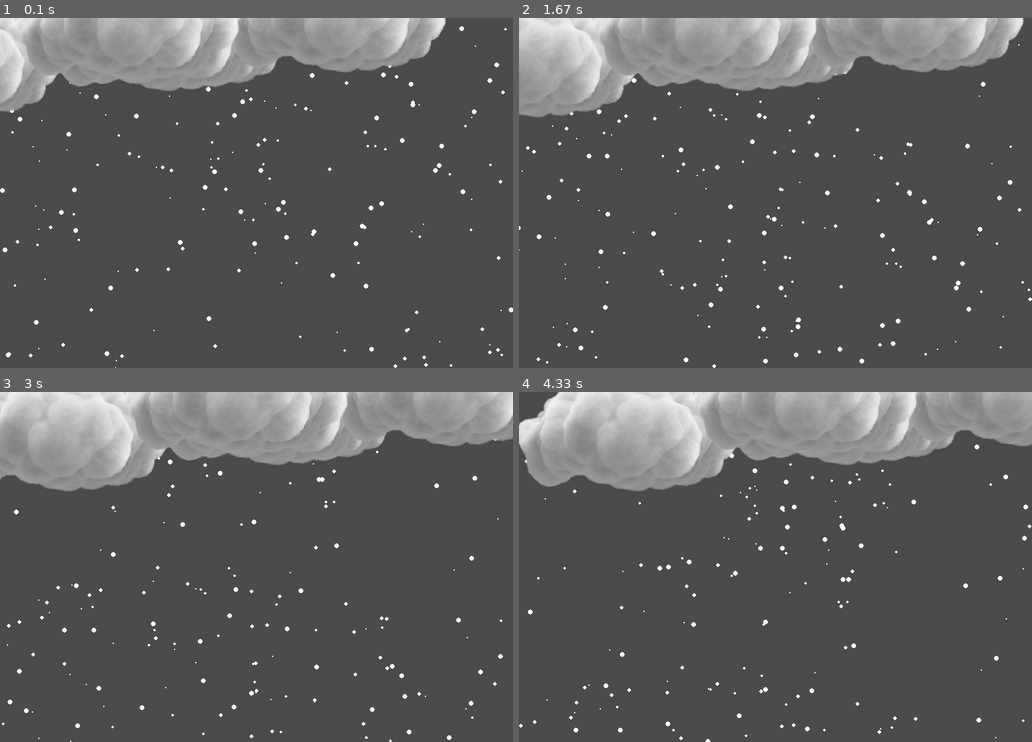
Above: before the commit, frames 1-4 (two rows, left to right).
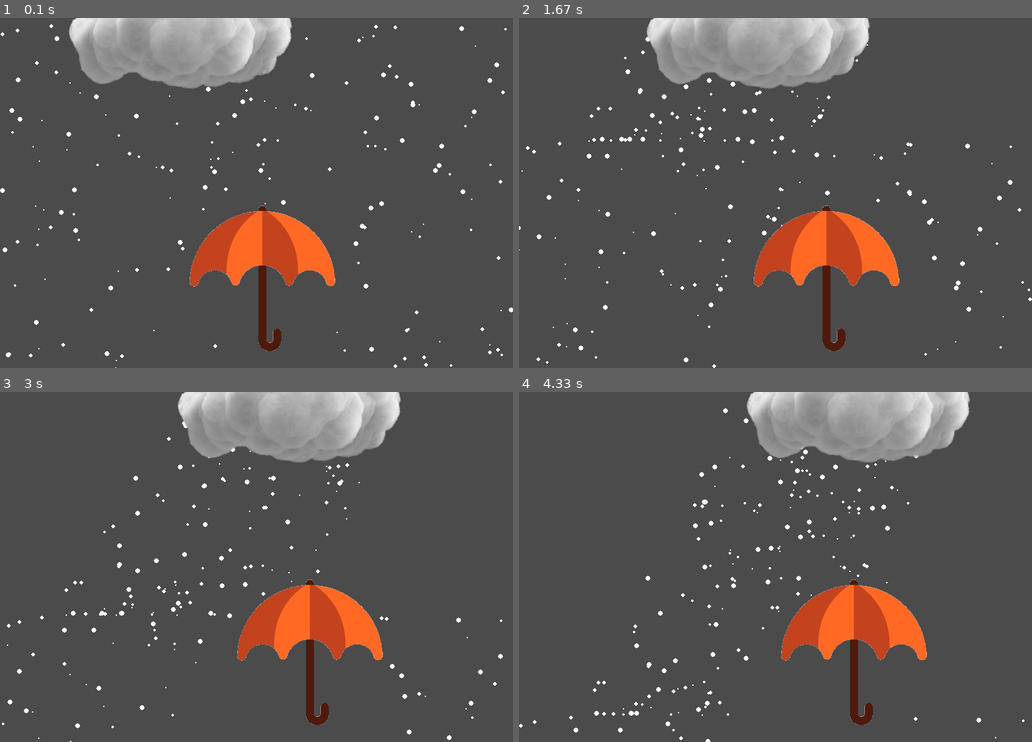
Above: after the commit, the same moments.

Repository: dadato2/UniProj
Game: pygame game, started from pygame session/ThePyGame.py
Same seed, same stepped clock (60 frames per second), same inputs: the game is played once before the commit and once after it.
Inputs:
- Up to frame 1 (0.1 s): no input
- Up to frame 2 (1.67 s): hold Right 0.33-0.8 s; hold Right 0.83-1.3 s; hold Left from 1.33 s (still down)
- Up to frame 3 (3 s): release Left at 1.87 s; hold Left 1.9-2.3 s; hold Right 2.33-2.97 s
- Up to frame 4 (4.33 s): hold Left 3-3.47 s; hold Right 3.5-3.97 s; hold Right from 4 s (still down)

The runs differ from the first frame. In frame 1, 14% of the frame differs, in the area x 0-87%, y 0-96%; in frame 2, 18%; in frame 3, 20%; in frame 4, 21%, in the area x 0-100%, y 0-99%.

Commit message:
made a thing

Diff:
--- /dev/null
+++ b/BindingOfPoops/Debug.py
@@ -0,0 +1,20 @@
+import pygame
+
+pygame.font.init()
+debugFont = pygame.font.SysFont('Comic Sans MS', 30)
+
+class debug:
+    def __init__(self):
+        self.arg = ""
+        self.prevarg = ""
+    def Log(self, argument):
+        try:
+            self.arg = str(argument)
+        except:
+            print("Debug error in class debug!")
+        if self.arg != self.prevarg:
+            global debugtextsurface
+            debugtextsurface = debugFont.render(self.arg, False, (0, 0, 0))
+        self.prevarg = self.arg
+# debugtextsurface = debugFont.render("", False, (0, 0, 0))
+# screen.blit(debugtextsurface, (0, 0))
--- /dev/null
+++ b/BindingOfPoops/Enemy.py
@@ -0,0 +1,21 @@
+from Object import *
+
+"""
+class Enemy (Object):
+    def __init__(self):
+        self.imageIndex = 0
+        self.sprite = pygame.image.load(enemyImage[imageIndex])
+        self.rect = self.sprite.get_rect()
+        self.xpos = random.randrange(-self.cloudRect.width, scr_width-self.cloudRect.width)
+        self.ypos = random.randrange(-100, -10)
+        self.speed = random.randrange(1, 2)
+        self.sizeX = 100
+
+    def update(self):
+        if self.xpos > scr_width:
+            self.xpos = -self.cloudRect.width
+        self.xpos += self.speed
+
+    def draw(self):
+        screen.blit(self.sprite, (self.xpos, self.ypos))
+"""
--- /dev/null
+++ b/BindingOfPoops/ExtClasses.py
@@ -0,0 +1,30 @@
+from enum import Enum
+
+class ObjectLists:
+    listAllObjects = []
+    listOfTears = []
+    listOfEnemies = []
+
+class Time:
+    deltaTime = 0.0
+
+class Colors:
+    black = 0, 0, 0
+    white = 255, 255, 255
+    red = 255, 0, 0
+    yellow = 255, 255, 0
+    green = 0, 255, 0
+    cyan = 0, 255, 255
+    blue = 0, 0, 255
+    water = 90, 240, 255
+    magenta = 255, 0, 255
+    gray_very_light = 200, 200, 200
+    gray_light = 175, 175, 175
+    gray_dark = 75, 75, 75
+    gray_very_dark = 50, 50, 50
+
+class directions(Enum):
+    Up = 0
+    Down = 1
+    Left = 2
+    Right = 3
--- /dev/null
+++ b/BindingOfPoops/Object.py
@@ -0,0 +1,14 @@
+import pygame
+from pygame.locals import *
+import math
+from ExtClasses import *
+
+class Object:
+    def __init__(self):
+        pass
+
+    def update(self):
+        pass
+
+    def draw(self, screen):
+        pass
--- /dev/null
+++ b/BindingOfPoops/Player.py
@@ -0,0 +1,133 @@
+from Object import *
+from Projectile import Tear
+
+isaacImages = (pygame.image.load("assets/isaac.png"), pygame.image.load("assets/isaacR.png"),
+                 pygame.image.load("assets/isaacL.png"), pygame.image.load("assets/isaacU.png"))
+
+class Isaac (Object):
+    def __init__(self):
+        ObjectLists.listAllObjects.append(self)
+        self.spriteIndex = 0
+        self.sprite = isaacImages[self.spriteIndex]
+        self.rect = self.sprite.get_rect()
+        self.ypos = 300
+        self.xpos = 300
+        self.speed = 5
+        self.range = 10
+        self.decel = self.speed / 2
+        self.accel = self.speed / 2
+        self.shotSpeed = 1
+        self.rangeof = 7
+        self.shotspeed = 6
+        self.tearheight = 14
+        self.tearDelay = 14
+        self.tearDelayCounter = self.tearDelay
+        self.xAcc = 0.0
+        self.yAcc = 0.0
+        self.tempxAcc = 0.0
+        self.tempyAcc = 0.0
+        self.isShooting = False
+        self.pKey = pygame.key.get_pressed()
+
+    def update(self):
+        self.pKey = pygame.key.get_pressed()
+        # walking:
+        self.walk()
+        self.sprite = isaacImages[self.spriteIndex]
+        # shooting:
+        if self.tearDelayCounter <= self.tearDelay:    # manage delay between tears, if you shoot a tear, the counter resets and regains value over time
+            self.tearDelayCounter += Time.deltaTime * 30
+
+        if self.pKey[K_RIGHT]:
+            self.spriteIndex = 1
+            if self.tearDelayCounter >= self.tearDelay:
+                self.shoot(directions.Right)
+                self.tearDelayCounter = 0
+        elif self.pKey[K_LEFT]:
+            self.spriteIndex = 2
+            if self.tearDelayCounter >= self.tearDelay:
+                self.shoot(directions.Left)
+                self.tearDelayCounter = 0
+        elif self.pKey[K_UP]:
+            self.spriteIndex = 3
+            if self.tearDelayCounter >= self.tearDelay:
+                self.shoot(directions.Up)
+                self.tearDelayCounter = 0
+        elif self.pKey[K_DOWN]:
+            self.spriteIndex = 0
+            if self.tearDelayCounter >= self.tearDelay:
+                self.shoot(directions.Down)
+                self.tearDelayCounter = 0
+
+    def walk(self):    # temporary xAcc and yAcc act as acceleration (will add a delay in future)
+        self.isShooting = self.pKey[K_UP] or self.pKey[K_DOWN] or self.pKey[K_LEFT] or self.pKey[K_RIGHT]
+
+        if self.pKey[K_d]:  # right
+            if self.xAcc < 0:
+                self.xAcc = 0
+            if self.xAcc < self.speed:
+                self.xAcc += self.accel/10
+            if not self.isShooting:          # change direction animation
+                self.spriteIndex = 1
+
+        if self.pKey[K_a]:  # left
+            if self.xAcc > 0:
+                self.xAcc = 0
+            if self.xAcc > -self.speed:
+                self.xAcc -= self.accel/10
+            if not self.isShooting:  # change direction animation
+                self.spriteIndex = 2
+
+        if self.pKey[K_w]:  # up
+            if self.yAcc > 0:
+                self.yAcc = 0
+            if self.yAcc > -self.speed:
+                self.yAcc -= self.accel/10
+            if not self.isShooting:  # change direction animation
+                self.spriteIndex = 3
+
+        if self.pKey[K_s]:  # down
+            if self.yAcc < 0:
+                self.yAcc = 0
+            if self.yAcc < self.speed and self.xpos <= pygame.display.get_init().:
+                self.yAcc += self.accel/10
+            if not self.isShooting:  # change direction animation
+                self.spriteIndex = 0
+
+        if not self.pKey[K_a] and not self.pKey[K_d]:   # manage deceleration for horizontal input
+            for i in range(0, int(self.decel)):
+                if self.xAcc > 0:
+                    self.xAcc -= 0.1
+                elif self.xAcc < 0:
+                    self.xAcc += 0.1
+            if -0.1 <= self.xAcc <= 0.1:
+                self.xAcc = 0
+        if not self.pKey[K_w] and not self.pKey[K_s]:    # manage deceleration for vertical input
+            for i in range(0, int(self.decel)):
+                if self.yAcc > 0:
+                    self.yAcc -= 0.1
+                elif self.yAcc < 0:
+                    self.yAcc += 0.1
+            if -0.1 <= self.yAcc <= 0.1:
+                self.yAcc = 0
+        if self.yAcc != 0 and self.xAcc != 0:
+            self.tempyAcc = self.yAcc * (math.sqrt(2) / 2)
+            self.tempxAcc = self.xAcc * (math.sqrt(2) / 2)
+        else:
+            self.tempxAcc = self.xAcc
+            self.tempyAcc = self.yAcc
+        self.xpos += int(self.tempxAcc)
+        self.ypos += int(self.tempyAcc)
+
+        # reset direction animation:
+        if not self.pKey[K_a] and not self.pKey[K_d] and not self.pKey[K_s] and not self.pKey[K_w]:
+            if not self.isShooting:
+                self.spriteIndex = 0
+
+    def shoot(self, direction):
+        newTear = Tear(direction, self)
+        ObjectLists.listAllObjects.append(newTear)
+        ObjectLists.listOfTears.append(newTear)
+
+    def draw(self, screen):
+        screen.blit(self.sprite, (self.xpos, self.ypos))
--- /dev/null
+++ b/BindingOfPoops/Projectile.py
@@ -0,0 +1,38 @@
+from Object import *
+
+tearSprite = pygame.image.load("assets/tear.png")
+class Tear (Object):
+    def __init__(self, direction, player):
+
+        self.xpos = player.xpos + 20
+        self.ypos = player.ypos + 40
+        self.sprite = tearSprite
+        self.rect = self.sprite.get_rect()
+        self.tearHeight = player.tearheight       # tear height will affect how high the tear is drawn and also determines how much time left it has
+        self.shotSpeedOffset = 5
+        self.range = player.rangeof
+        self.shotspeed = player.shotspeed
+        self.lifeEnded = False
+        if direction == directions.Up:
+            self.speedx = 0
+            self.speedy = -self.shotspeed + player.yAcc / self.shotSpeedOffset
+        elif direction == directions.Down:
+            self.speedx = 0
+            self.speedy = self.shotspeed + player.yAcc / self.shotSpeedOffset
+        elif direction == directions.Left:
+            self.speedx = -self.shotspeed + player.xAcc / self.shotSpeedOffset
+            self.speedy = 0
+        elif direction == directions.Right:
+            self.speedx = self.shotspeed + player.xAcc / self.shotSpeedOffset
+            self.speedy = 0
+
+    def update(self):
+        self.tearHeight -= (10/(self.tearHeight / (20-self.range)))/100
+        self.xpos += self.speedx
+        self.ypos += self.speedy
+        if self.tearHeight <= 0.01:
+            ObjectLists.listAllObjects.remove(self)     # test and see if it does sth. if not, do the other way (loop through all objects and remove the ones that are dead)
+            ObjectLists.listOfTears.remove(self)
+
+    def draw(self, screen):
+        screen.blit(self.sprite, (self.xpos, self.ypos - int(self.tearHeight*2)))
--- /dev/null
+++ b/BindingOfPoops/main.py
@@ -0,0 +1,40 @@
+import sys
+from Player import *
+
+scr_width = 1080
+scr_height = 720
+fps = 60
+
+lastTime = 0
+nowTime = 0
+
+caption = "The Binding of Poops"
+iconImage = "icon.png"
+roomImage = pygame.image.load("assets/room.png")
+# enemyImage = ("enemy.png")
+
+
+pygame.init()
+time = pygame.time.Clock()
+pygame.display.set_caption(caption)
+screen = pygame.display.set_mode((scr_width, scr_height))
+gameIcon = pygame.image.load(iconImage)
+pygame.display.set_icon(gameIcon)
+
+player = Isaac()
+while True:                 # M A I N
+
+    nowTime = pygame.time.get_ticks()
+    Time.deltaTime = (nowTime-lastTime) / 1000
+    lastTime = nowTime
+    time.tick(fps)
+    pKey = pygame.key.get_pressed()
+    for event in pygame.event.get():
+        if event.type == pygame.QUIT:
+            sys.exit()
+    pygame.display.update()
+    screen.blit(roomImage, (0, 0))
+
+    for item in ObjectLists.listAllObjects:
+        item.update()
+        item.draw(screen)
--- a/pygame session/ThePyGame.py
+++ b/pygame session/ThePyGame.py
@@ -3,6 +3,11 @@
 
 scr_width = 820
 scr_height = 560
+
+cloudImage = "cloud.png"
+umbrellaImage = ("umbrella.png", "umbrella2.png")
+umbrellaImageIndex = 0
+newintforumbrellathing = 0
 
 dotSize = 4
 # xpos = random.randrange(dotSize, scr_width-dotSize)
@@ -32,19 +37,21 @@
 class Object:
     def __init__(self):
         pass
+
     def update(self):
         pass
+
     def draw (self):
         pass
 
 
 class Cloud (Object):
     def __init__(self):
-        self.cloud = pygame.image.load("cloud.png")
+        self.cloud = pygame.image.load(cloudImage)
         self.cloudRect = self.cloud.get_rect()
         self.xpos = random.randrange(-self.cloudRect.width, scr_width-self.cloudRect.width)
         self.ypos = random.randrange(-100, -10)
-        self.speed = 1
+        self.speed = random.randrange(1, 2)
         self.sizeX = 100
 
     def update(self):
@@ -60,43 +67,92 @@
     def __init__(self):
         self.timepassed = random.randrange(0, 180)
         self.dotSize = random.randrange(1, 5)
-        self.speedy = int(dotSize/2)
+        self.speedy = round(dotSize/2)
         self.xpos = random.randrange(0, scr_width)
         self.ypos = random.randrange(-self.dotSize, scr_height)
+        self.rect = pygame.Rect(self.xpos, self.ypos, self.dotSize, self.dotSize)
+
     def update(self):
         self.timepassed += 0.1
-        if self.ypos >= scr_height + self.dotSize:
+        if self.ypos >= scr_height + self.dotSize or umbrellaCollision(self.xpos+self.dotSize/2, self.ypos+self.dotSize/2):
             self.newCloud = listOfClouds[random.randrange(0, len(listOfClouds))]
             self.xpos = random.randrange(self.newCloud.xpos, self.newCloud.xpos+self.newCloud.cloudRect.width)
             self.ypos = -self.dotSize
         self.ypos += self.speedy
         self.xpos += round(math.sin(self.timepassed))
+        self.rect = pygame.Rect(self.xpos, self.ypos, self.dotSize, self.dotSize)
+
     def draw(self):
         pygame.draw.circle(screen, Color.white, (self.xpos, self.ypos), self.dotSize, self.dotSize)
+
+
+class Umbrella (Object):
+    def __init__(self):
+        global umbrellaRect
+        self.ypos = 300
+        self.xpos = 300
+        self.umbrella = pygame.image.load(umbrellaImage[umbrellaImageIndex])
+        umbrellaRect = self.umbrella.get_rect()
+
+    def update(self):
+        global pKey, newintforumbrellathing, umbrellaImageIndex
+        if newintforumbrellathing<=0:
+            umbrellaImageIndex = 1
+        self.umbrella = pygame.image.load(umbrellaImage[umbrellaImageIndex])
+        if pKey[K_RIGHT]:
+            self.xpos += 2
+        if pKey[K_LEFT]:
+            self.xpos -= 2
+        self.xpos += int(math.sin(sortoftimepassed)*10)
+
+    def draw(self):
+        screen.blit(self.umbrella, (self.xpos, self.ypos))
+
+
+def umbrellaCollision(xpos, ypos):
+    global umbcentX, umbcentY, umbrellaImageIndex, newintforumbrellathing
+    umbcentX = imbrella.xpos + 130
+    umbcentY = imbrella.ypos + 118
+    distfromcent = int(math.sqrt(((math.fabs(umbcentX-xpos))*(math.fabs(umbcentX-xpos)))+((math.fabs(umbcentY-ypos))) * (math.fabs(umbcentY-ypos))))
+    if distfromcent < 130:
+        umbrellaImageIndex = 0
+        newintforumbrellathing = 100
+    if distfromcent < 120:
+        return True
+    else:
+        return False
+
+
+def createUmbrella():
+    global imbrella
+    imbrella = Umbrella()
+    listAllObjects.append(imbrella)
 
 
 pygame.init()
 time = pygame.time.Clock()
 pygame.display.set_caption("Neverending Stories")
 screen = pygame.display.set_mode((scr_width, scr_height))
-
+a = pygame.image.load('icon.png')
+pygame.display.set_icon(a)
 for a in range(0, 200):
     newFlake = Snowflake()
     listAllObjects.append(newFlake)
     listOfSnowFlakes.append(newFlake)
 
-for a in range(0, 5):
+for a in range(0, 1):
     newCloud = Cloud()
     listAllObjects.append(newCloud)
     listOfClouds.append(newCloud)
-
-while True:
+createUmbrella()
+while True:                 # M A I N
     time.tick(60)
+    if newintforumbrellathing > 0:
+        newintforumbrellathing -= 1
     pKey = pygame.key.get_pressed()
     for event in pygame.event.get():
         if event.type == pygame.QUIT:
             sys.exit()
-
 
     pygame.display.update()
     screen.fill(Color.gray_dark)
@@ -106,3 +162,4 @@
 
     # screen.blit(logo, logoBox)
     pygame.display.flip()
+    sortoftimepassed += 0
Binary file added: BindingOfPoops/assets/isaac.png
Binary file added: BindingOfPoops/assets/isaacL.png
Binary file added: BindingOfPoops/assets/isaacR.png
Binary file added: BindingOfPoops/assets/isaacSheet.png
Binary file added: BindingOfPoops/assets/isaacU.png
Binary file added: BindingOfPoops/assets/p5.png
Binary file added: BindingOfPoops/assets/room.png
Binary file added: BindingOfPoops/assets/tear.png
Binary file added: BindingOfPoops/icon.png
Binary file added: pygame session/icon.png
Binary file added: pygame session/umbrella.png
Binary file added: pygame session/umbrella2.png
